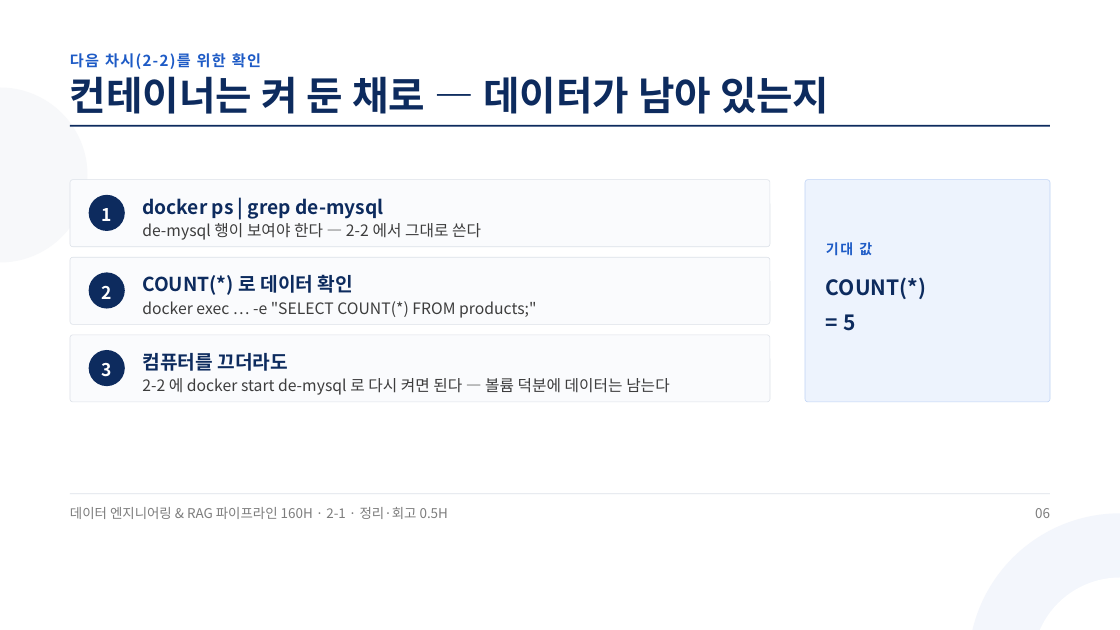
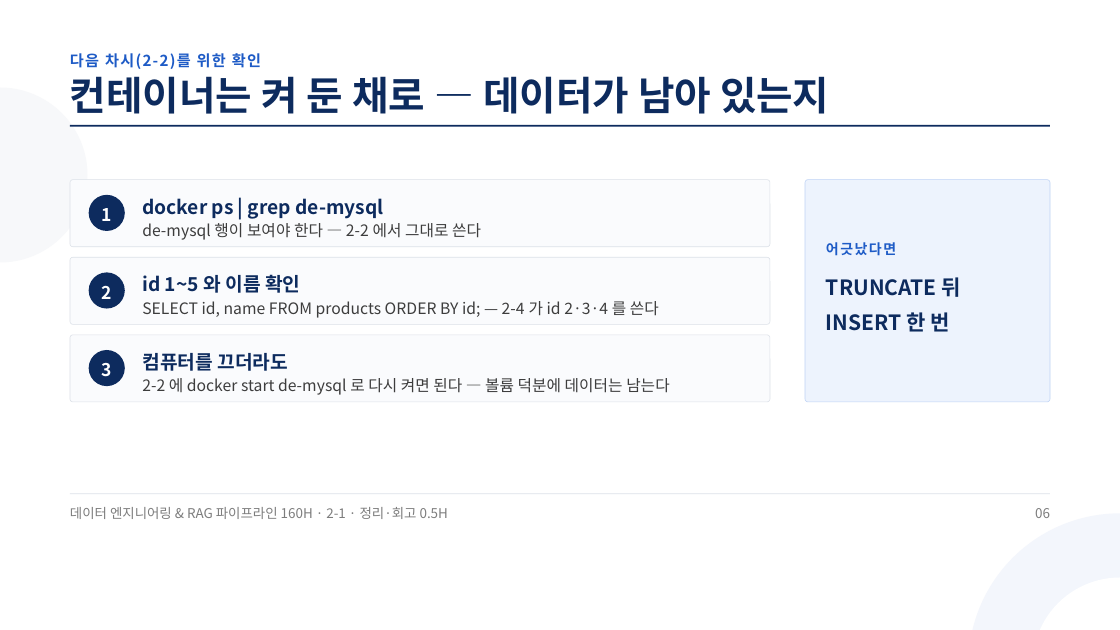
Before and after one commit to aebonlee/materials, a slide deck: slide 6 of data-eng/decks/w2d1s4.pptx. Drawn at 1120x630 pixels with LibreOffice and Linux fonts; fonts in the diff are those of the drawing. Boxes give left, top, right and bottom in pixels: in the first picture for what was removed or moved away, otherwise in the second. Text is boxed around its words. In the diff, an @@ line names an element or a change of style, - is before the commit and + after.

```diff
--- a/data-eng/decks/w2d1s4.pptx
+++ b/data-eng/decks/w2d1s4.pptx
@@ text at <box>826,242,896,256</box>: text changed @@
-기대 값
+어긋났다면
@@ text at <box>142,274,300,293</box>: text changed @@
-COUNT(*) 로 데이터 확인
+id 1~5 와 이름 확인
@@ text at <box>826,277,960,332</box>: text changed @@
-COUNT(*)
-= 5
+TRUNCATE 뒤
+INSERT 한 번
@@ text at <box>142,301,659,318</box>: text changed @@
-docker exec … -e "SELECT COUNT(*) FROM products;"
+SELECT id, name FROM products ORDER BY id; — 2-4 가 id 2·3·4 를 쓴다
```
Also in this commit, not shown: 3 other slides changed, 26 other files.
